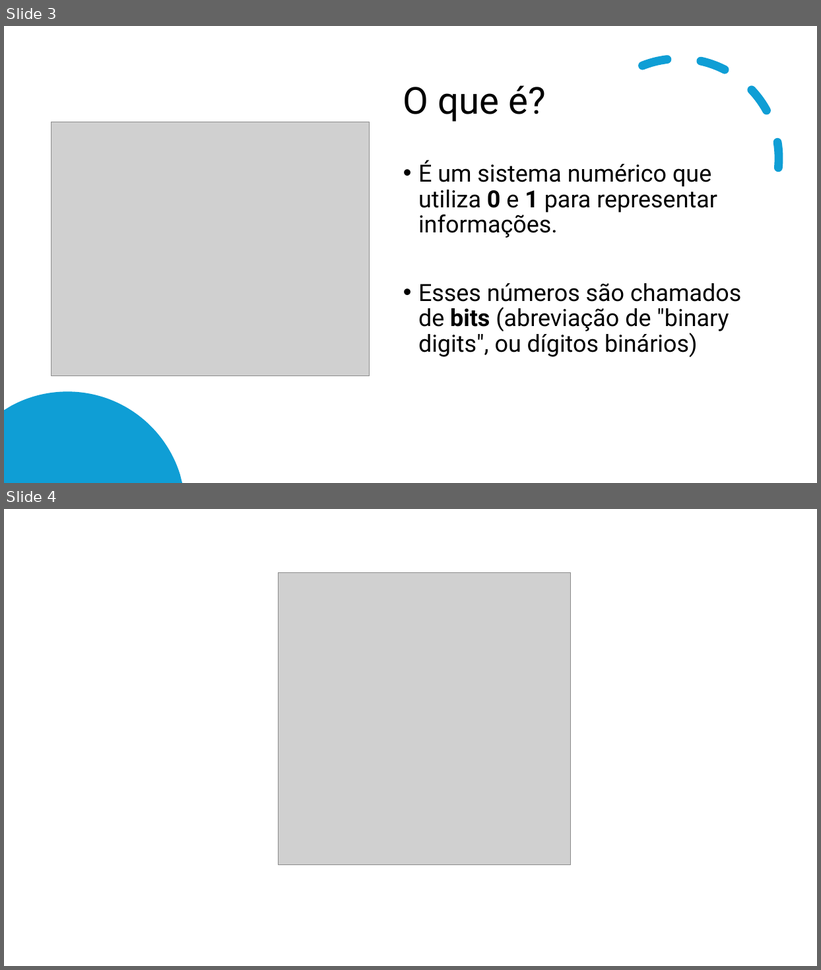
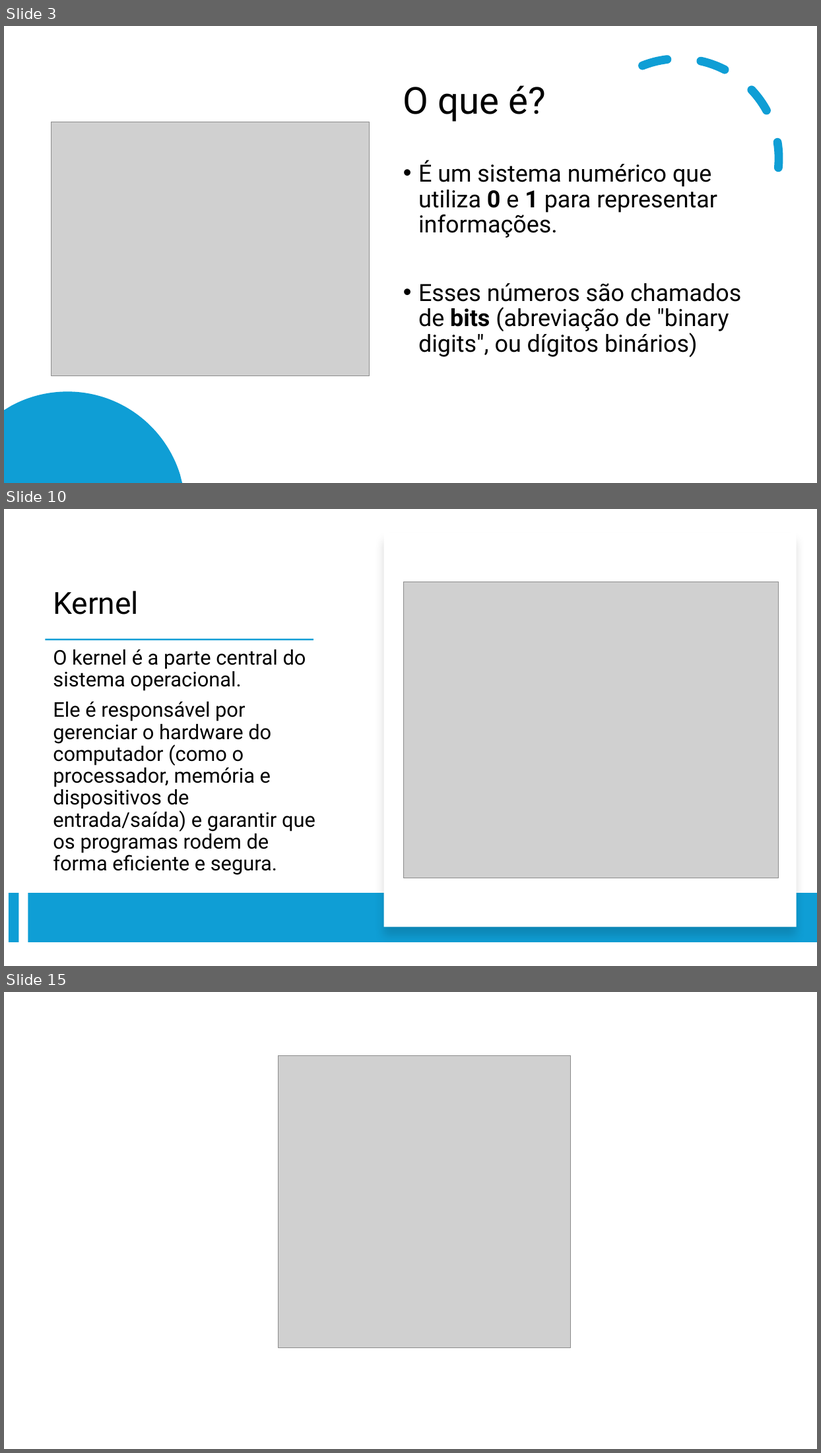
Before and after one commit to CleitonDsd/1-MOD-DS_2024, a slide deck: 1_Fundamentos/0_Conceitos_Tecnologia_Informacao/01_Binarios_Software_Hardware.pptx. Shown one above the other, each under a label of ours: slides 3 and 4 before the commit, slides 3, 10 and 15 after it; the slides between them are not shown. The pictures are 821x970 and 821x1453 pixels, drawn with LibreOffice and Linux fonts; fonts in the diff are those of the drawing; grey boxes stand for pictures. Boxes give left, top, right and bottom in pixels: in the first picture for what was removed or moved away, otherwise in the second. Text is boxed around its words. In the diff, an @@ line names an element or a change of style, - is before the commit and + after.

```diff
--- a/1_Fundamentos/0_Conceitos_Tecnologia_Informacao/01_Binarios_Software_Hardware.pptx
+++ b/1_Fundamentos/0_Conceitos_Tecnologia_Informacao/01_Binarios_Software_Hardware.pptx
@@ slide 10 added at box(4, 509, 817, 966), background #FFFFFF @@
@@ rectangle added at box(384, 533, 797, 927), fill #FFFFFF @@
@@ picture added at box(403, 582, 779, 878) @@
@@ title added at box(53, 591, 139, 615), 36 pt, text #000000 @@
+Kernel
@@ rectangle added at box(45, 639, 314, 641), fill #0F9ED5 @@
@@ text added at box(53, 650, 316, 875), 24 pt, text #000000 @@
+O kernel é a parte central do sistema operacional.
+Ele é responsável por gerenciar o hardware do computador (como o processador, memória e dispositivos de entrada/saída) e garantir que os programas rodem de forma eficiente e segura.
@@ rectangle added at box(8, 893, 19, 943), fill #0F9ED5 @@
@@ rectangle added at box(28, 894, 817, 943), fill #0F9ED5 @@
@@ what was slide 4 is now slide 15 @@
```
Also in this commit, not shown: 10 other slides added, 4 other files.
